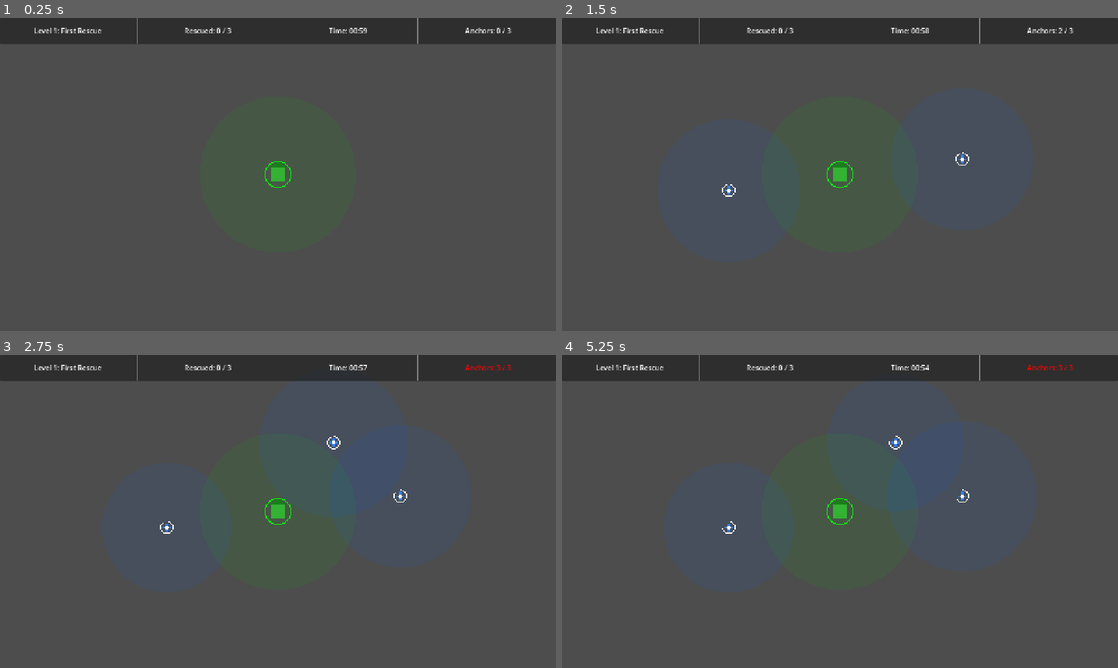
Above: before the commit, frames 1-4 (two rows, left to right).
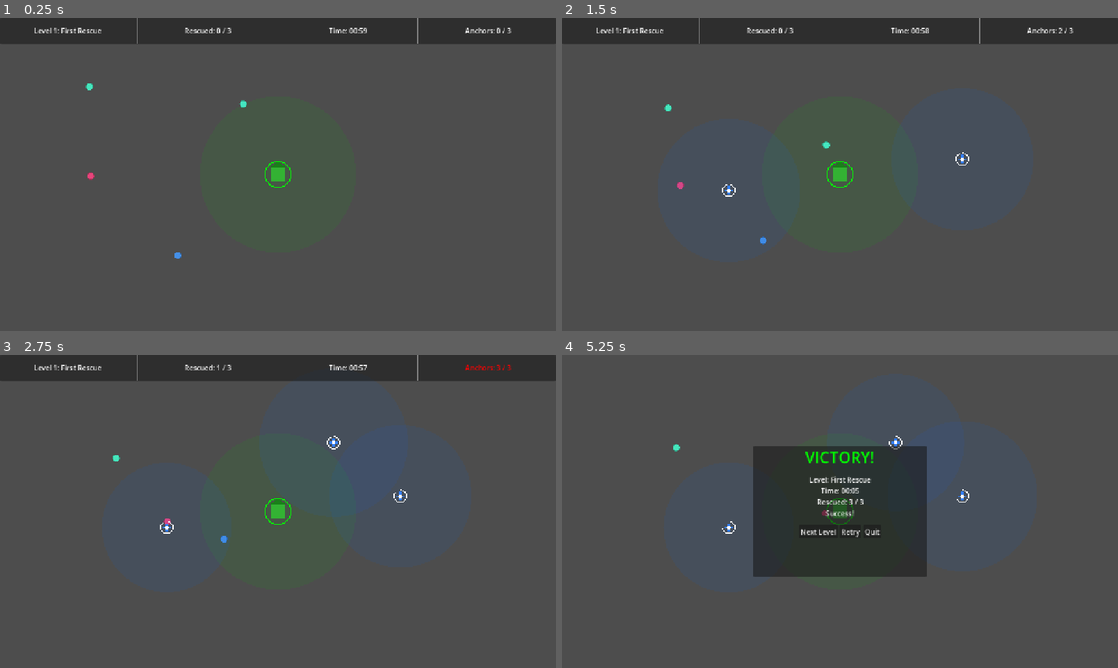
Above: after the commit, the same moments.

Repository: kunk70352-png/Safe-Anchor
Game: Godot game, scene res://src/main/main.tscn
Same seed, same stepped clock (60 frames per second), same inputs: the game is played once before the commit and once after it.
Inputs (mouse positions are in pixels of both pictures, inside the frame that each line leads up to):
- Up to frame 1 (0.25 s): no input
- Up to frame 2 (1.5 s): tap Enter at 0.5 s; move the mouse to (962, 158) at 0.52 s; press the mouse at (962, 158) at 0.53 s; move the mouse to (728, 190) at 1.27 s; release the mouse at (728, 190) at 1.28 s; click (728, 190) at 1.35 s
- Up to frame 3 (2.75 s): move the mouse to (333, 442) at 2.02 s; press the mouse at (333, 442) at 2.03 s
- Up to frame 4 (5.25 s): move the mouse to (812, 574) at 2.77 s; release the mouse at (812, 574) at 2.78 s; click (812, 574) at 2.85 s; move the mouse to (1006, 558) at 3.52 s; press the mouse at (1006, 558) at 3.53 s; tap Space at 4.25 s; move the mouse to (673, 464) at 4.27 s; release the mouse at (673, 464) at 4.28 s; click (673, 464) at 4.35 s; tap Enter at 5 s; move the mouse to (867, 511) at 5.02 s; press the mouse at (867, 511) at 5.03 s

The runs differ from the first frame. In frame 1, 0.1% of the frame differs, in the area x 15-45%, y 20-77%; in frame 2, 0.1%; in frame 3, less than 0.1%; in frame 4, 21%, in the area x 0-100%, y 0-71%.
Error before the commit: Parse Error: Cannot infer the type of "offset" variable because the value doesn't have a set type. (res://src/refugee/refugee.gd:68)

Commit message:
fix: static type inference error - use get() for dynamically typed attraction_radius

Diff:
--- a/src/refugee/refugee.gd
+++ b/src/refugee/refugee.gd
@@ -65,7 +65,7 @@
 		# Navigate THROUGH the attractor toward safe house, not TO its center
 		var sh_pos := _get_safe_house_pos()
 		var dir_to_sh := best.global_position.direction_to(sh_pos)
-		var offset := best.attraction_radius * 0.7
+		var offset: float = float(best.get("attraction_radius")) * 0.7
 		navigation_agent.target_position = best.global_position + dir_to_sh * offset
 	else:
 		if state != State.WANDERING:
@@ -93,7 +93,7 @@
 			continue
 
 		var dist_to_me := global_position.distance_to(source.global_position)
-		var radius: float = source.attraction_radius
+		var radius: float = float(source.get("attraction_radius"))
 
 		# Out of range — skip
 		if dist_to_me > radius:
